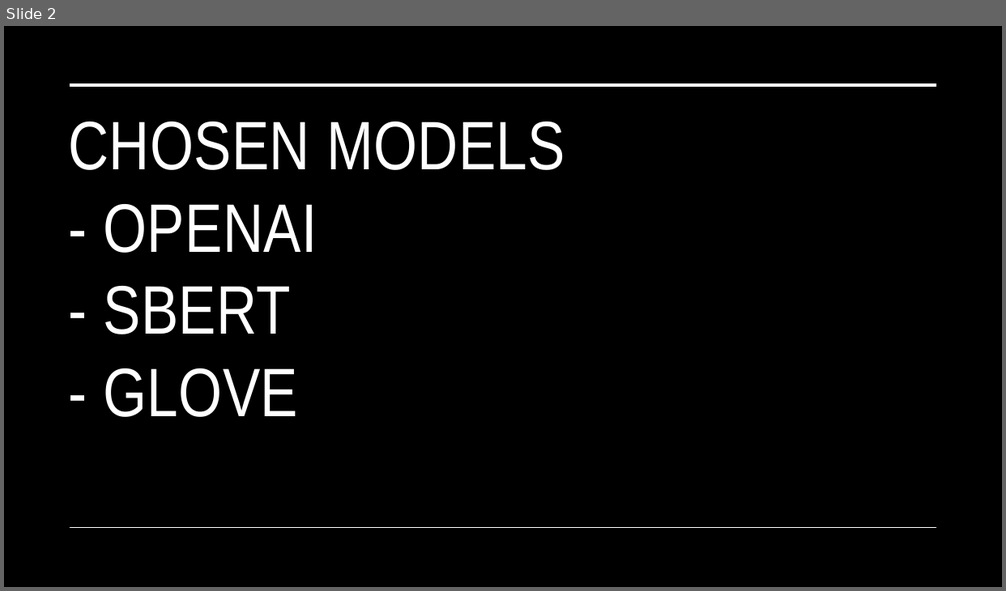
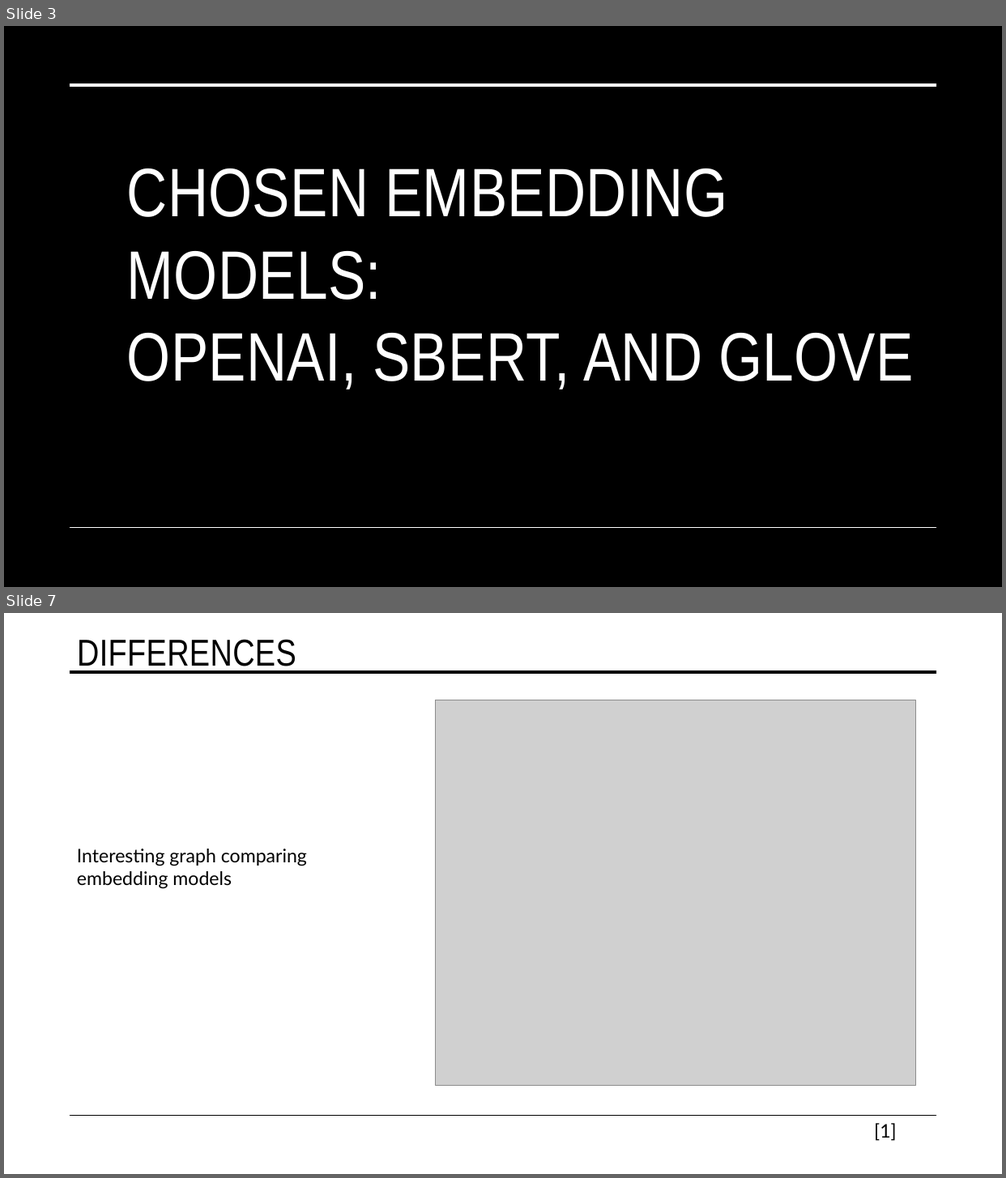
Before and after one commit to mollieeh/RAG, a slide deck: presentation_and_report/AP_RAG_presentation.pptx. Shown one above the other, each under a label of ours: slide 2 before the commit, slides 3 and 7 after it; the slides between them are not shown. The pictures are 1006x591 and 1006x1178 pixels, drawn with LibreOffice and Linux fonts; fonts in the diff are those of the drawing; grey boxes stand for pictures. Boxes give left, top, right and bottom in pixels: in the first picture for what was removed or moved away, otherwise in the second. Text is boxed around its words. In the diff, an @@ line names an element or a change of style, - is before the commit and + after.

```diff
--- a/presentation_and_report/AP_RAG_presentation.pptx
+++ b/presentation_and_report/AP_RAG_presentation.pptx
@@ slide 7 added at [4, 613, 1002, 1174], background #FFFFFF @@
@@ title added at [77, 639, 296, 673], 36 pt, text #000000 @@
+DIFFERENCES
@@ line added from (70, 672) to (937, 672), #000000 3.5 pt @@
@@ picture added at [435, 700, 916, 1086] @@
@@ text added at [77, 849, 307, 889], 18 pt, text #000000 @@
+Interesting graph comparing embedding models
@@ line added from (70, 1116) to (937, 1116), #000000 1 pt @@
@@ text added at [874, 1123, 897, 1141], 18 pt, text #000000 @@
+[1]
@@ what was slide 2 is now slide 3 @@
@@ slide 3 changed as well @@
@@ title at [127, 169, 914, 390]: text changed @@
-CHOSEN MODELS
-- OPENAI
-- SBERT
-- GLOVE
+CHOSEN EMBEDDING MODELS:
+OPENAI, SBERT, AND GLOVE
```
Also in this commit, not shown: 2 other slides changed, 6 other slides added, 6 slides removed, 4 other files.
